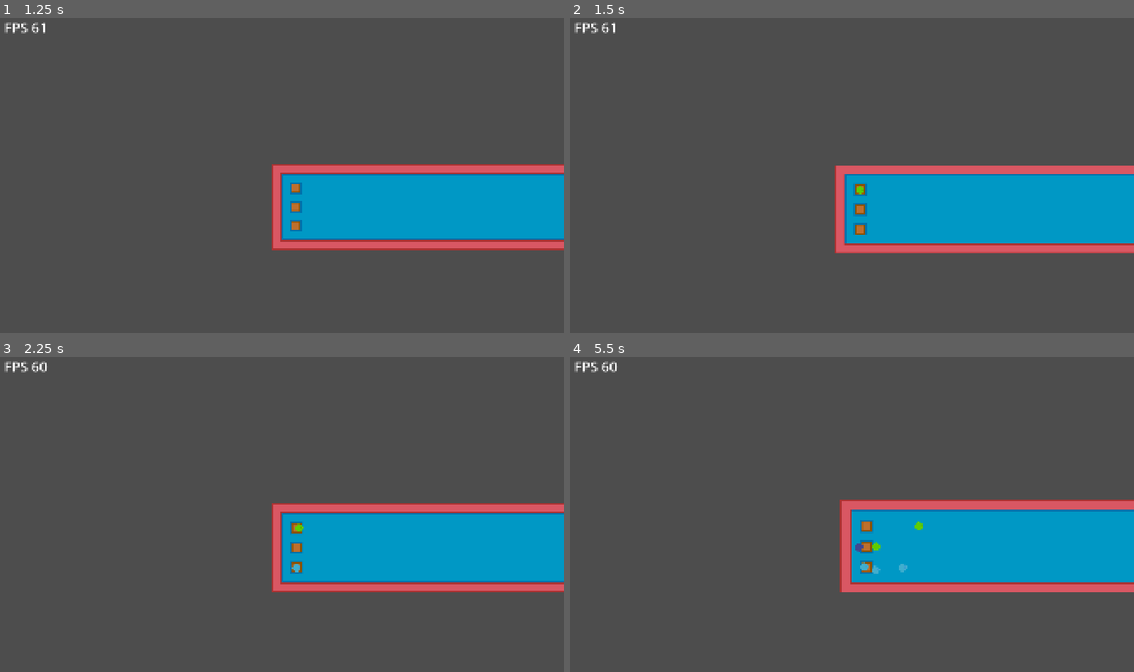
Above: before the commit, frames 1-4 (two rows, left to right).
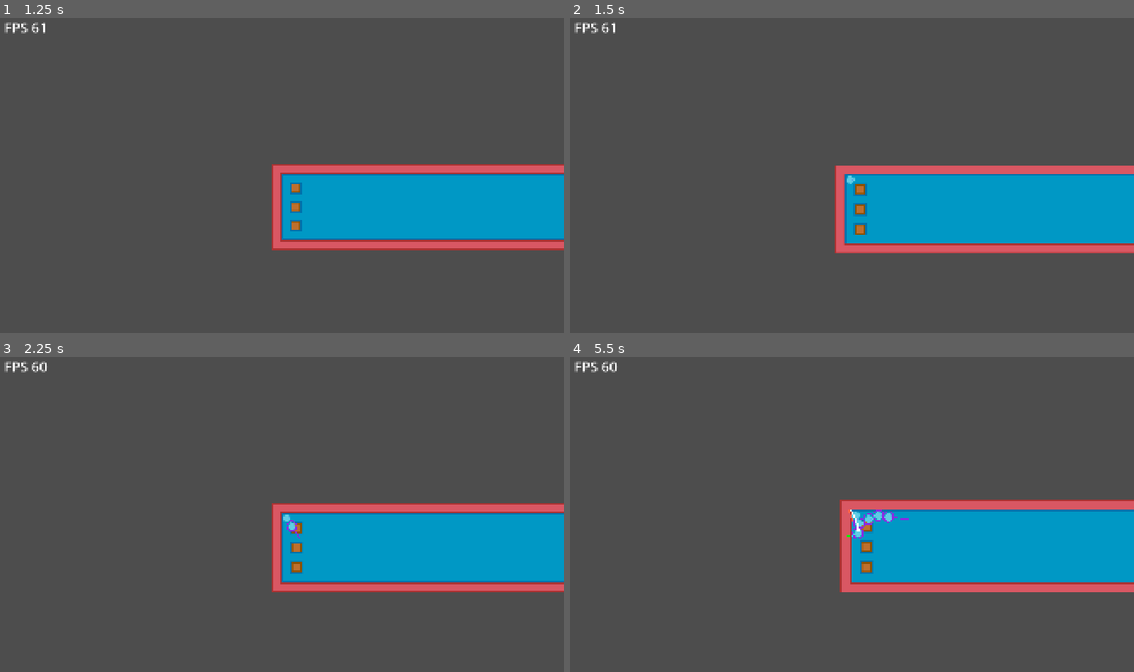
Above: after the commit, the same moments.

Repository: djairoh/crowdSim
Game: Godot game, scene res://scenes/crowd_manager.tscn
Two runs of this game, one before a commit and one after it. Both use one fixed random seed, a clock stepped at 60 frames per second and the inputs below.
Inputs (mouse positions are in pixels of both pictures, inside the frame that each line leads up to):
- Up to frame 1 (1.25 s): click "hallway" at 0.5 s
- Up to frame 2 (1.5 s): tap Enter at 1.25 s; move the mouse to (976, 159) at 1.27 s; hold Mouse wheel up (zoomIn) from 1.28 s (still down); click (976, 159) at 1.42 s
- Up to frame 3 (2.25 s): release Mouse wheel up (zoomIn) at 2 s; tap R (resetCamera) at 2 s; drag from (293, 530) to (253, 577) at 2.02 s
- Up to frame 4 (5.5 s): move the mouse to (868, 568) at 2.77 s; hold Mouse wheel up (zoomIn) 2.78-3.5 s; click (868, 568) at 2.92 s; drag from (857, 568) to (682, 464) at 3.52 s; drag from (868, 546) to (880, 514) at 4.27 s; drag from (857, 546) to (767, 432) at 5.02 s

Frame 1 is identical in both runs. In frame 2, less than 0.1% of the frame differs, in the area x 49-53%, y 50-57%; in frame 3, 0.1%; in frame 4, 0.5%, in the area x 49-63%, y 48-69%.
Error after the commit: Invalid call. Nonexistent function 'get_spawn_goal_pair' in base 'Node2D (TestLevel.gd)'. (res://scripts/CrowdManager.gd:63)

Commit message:
rm: comments

Diff:
--- a/scripts/Agent.gd
+++ b/scripts/Agent.gd
@@ -246,7 +246,6 @@
 	# Do not free queue for temporary rerouting
 	if behaviours.bottleneck_avoidance.rerouting.is_rerouting:
 		return
-	# TODO: what do when goal is reached?
 	despawned.emit(self)
 	self.queue_free()
 
--- a/scripts/CrowdManager.gd
+++ b/scripts/CrowdManager.gd
@@ -60,8 +60,9 @@
 	add_child(agent)
 
 func _initialize_agent(agent: CrowdAgent):
+	var sg = current_level.get_spawn_goal_pair()
 	agent.set_crowd_manager(self)
-	agent.global_position = current_level.get_random_spawn()
+	agent.global_position = sg[0]
 	agent.set_debug(debug_enabled)
 
 	# Set panic agents
@@ -72,11 +73,7 @@
 	else:
 		agent.agent_state.set_normal()
 
-	agent.request_path(current_level.get_random_goal())
-	# FIXME: agent unreachable target logic
-	#while agent.request_path(current_level.get_random_goal()) == false:
-		#print("target unreachable. selecting new one")
-		#agent.global_position = current_level.get_random_spawn()
+	agent.request_path(sg[1])
 
 func _input(event):
 	if event.is_action_pressed("toggleDebug"):
--- a/scripts/forces.gd
+++ b/scripts/forces.gd
@@ -112,7 +112,6 @@
 
 func calculate_wall_avoidance():
 	# Calculate the avoidance force of the walls using 3 Raycasts.
-	# FIXME: im seeing some weird behaviours when the wall is parallel to the agent. not sure how to fix that though
 	F_wa_left  = _get_force_from_raycast(wall_left)
 	F_wa_front = _get_force_from_raycast(wall_front)
 	F_wa_right = _get_force_from_raycast(wall_right)
--- a/scripts/repulsion.gd
+++ b/scripts/repulsion.gd
@@ -105,7 +105,6 @@
 	#return F_r_wa + F_r_ob + (lambda * F_r_ot)
 
 
-# FIXME: this does not work sometimes; im seeing agents pushing *into* a wall they're right next to.
 func calculate_wall_repulsion():
 	F_r_wa = Vector2.ZERO
 	return
@@ -152,7 +151,6 @@
 
 		F_r_wa += wall_repulsion
 
-# TODO: Other object repulsion. get object actual radii?
 func calculate_object_repulsion():
 	F_r_ob = Vector2.ZERO
 
@@ -250,7 +248,6 @@
 		parent.draw_line(Vector2(0,0), F_r_ob*10, Color.GREEN, 1.0)
 		parent.draw_line(Vector2(0,0), F_r_ot*10, Color.PURPLE, 1.0)
 
-# TODO: Check if force from other agents is strong enough to make agents fall
 func should_fall() -> bool:
 	# minimal number of other agents
 	if agent_repulsion_forces.size() < min_agent_repulsion_count:
